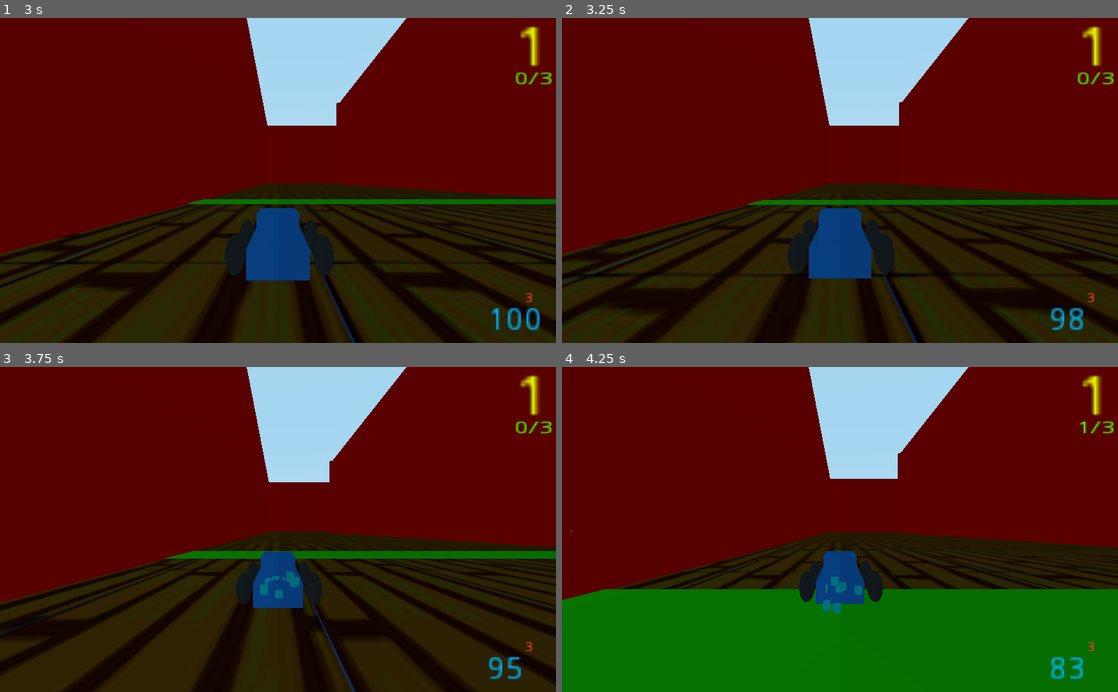
Above: before the commit, frames 1-4 (two rows, left to right).
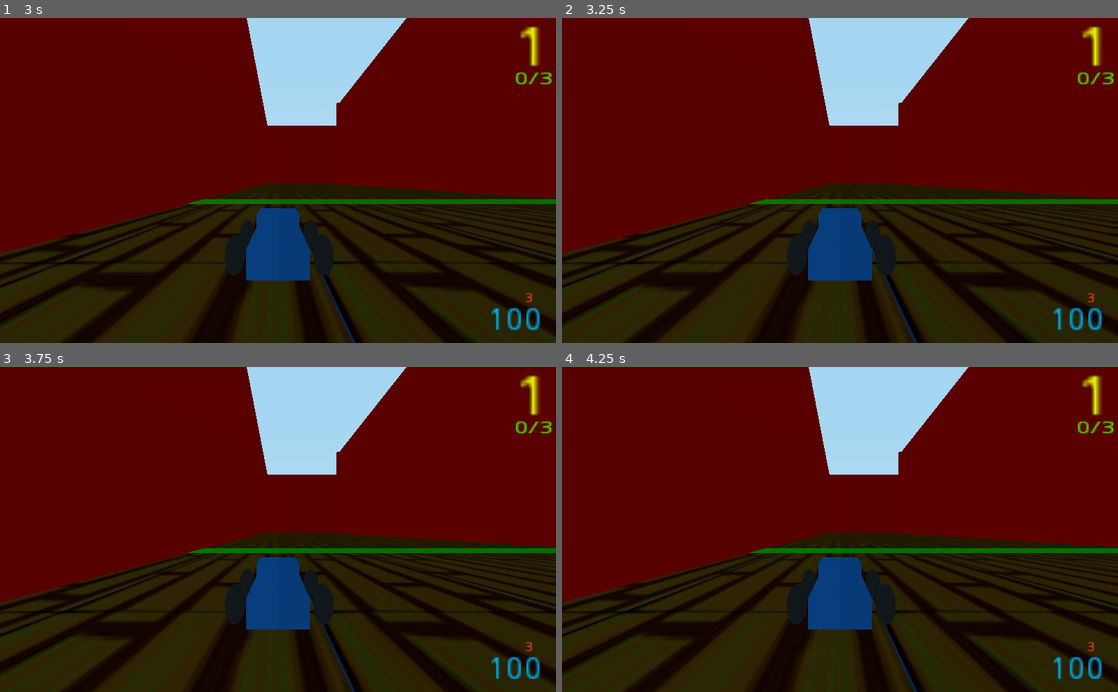
Above: after the commit, the same moments.

Repository: Danniyar/GodotGames
Game: Godot game, scene res://Scenes/1.tscn
The game is run twice, just before and just after one commit, with the same random seed, the same clock (stepped at 60 frames per second) and the same inputs. This scene is started directly instead of the project's main scene.
Inputs:
- Up to frame 1 (3 s): tap Enter (new_game_ready) at 0.5, 2.75, 2.85 s; hold Space (boost) 0.53-1.28 s; hold W (move_forwards) from 0.53 s (still down); tap Space (boost) at 1.35, 2.3 s; hold Shift (drift) 2.03-2.78 s
- Up to frame 2 (3.25 s): keep holding W (move_forwards); tap Space (boost) at 3.05 s
- Up to frame 3 (3.75 s): keep holding W (move_forwards); hold Space (boost) from 3.53 s (still down)
- Up to frame 4 (4.25 s): keep holding W (move_forwards); keep holding Space (boost); tap Escape (MouseOnOrOff) at 4.15 s

Frame 1 is identical in both runs. In frame 2, 3.6% of the frame differs, in the area x 1-100%, y 25-97%; in frame 3, 6.5%; in frame 4, 33%, in the area x 0-100%, y 16-100%.
Error after the commit: Attempt to call function 'get_animation' in base 'null instance' on a null instance. (res://Scripts/Player.gd:129)

Commit message:
Add files via upload

Diff:
--- a/RaceMultiplayer/Scripts/Player.gd
+++ b/RaceMultiplayer/Scripts/Player.gd
@@ -102,7 +102,7 @@
 		if(Input.is_action_just_pressed("MouseOnOrOff")):
 			mouseOn = !mouseOn
 			if(mouseOn):
-				Input.set_mouse_mode(Input.MOUSE_MODE_CONFINED)
+				Input.set_mouse_mode(Input.MOUSE_MODE_VISIBLE)
 			else:
 				Input.set_mouse_mode(Input.MOUSE_MODE_CAPTURED)
 
@@ -114,7 +114,8 @@
 			move_vec.z -= 1
 
 		if(Input.is_action_pressed("boost") && !done && ((int(boost) > 0 && !waiting_for_boost) || (int(boost) > 10 && waiting_for_boost))):
-			$CamBase/CamPlace/Camera.fov = 80
+			$CamBase/CamPlace/Camera/AnimationPlayer.get_animation("zoom").track_set_key_value(0,0,$CamBase/CamPlace/Camera.fov)
+			$CamBase/CamPlace/Camera/AnimationPlayer.play("zoom")
 			limit = 30
 			move_vec.z = 2
 			boost -= 0.4
@@ -125,7 +126,8 @@
 		else:
 			emit(false,1)
 			rpc("emit",false,1)
-			$CamBase/CamPlace/Camera.fov = 70
+			$CamBase/CamPlace/Camera/AnimationPlayer.get_animation("unzoom").track_set_key_value(0,0,$CamBase/CamPlace/Camera.fov)
+			$CamBase/CamPlace/Camera/AnimationPlayer.play("unzoom")
 			limit = 15
 			if(int(boost) < 100):
 				boost += 0.1
